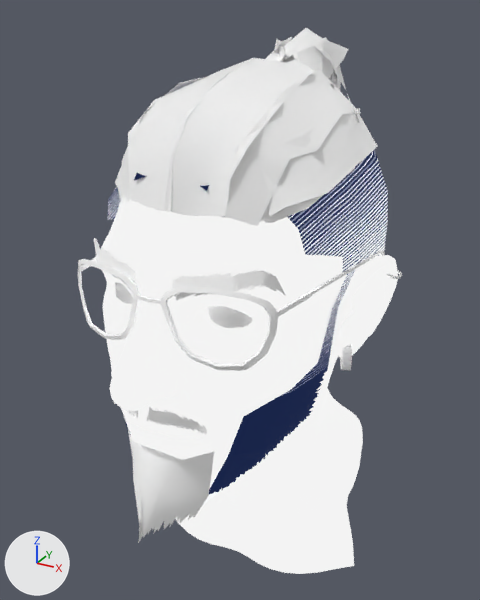
The glTF model src/components/portrait/model.gltf as it was, and as the next commit left it.
Both versions are drawn from a 50 mm camera at (0.0712, -0.1571, 0.0965) aimed at (-0.001, -0.0258, 0.0309). Every picture has the same lights, and +X, +Y and +Z are marked at lower left. Where no turn or scale is listed for an object, it has been applied to the vertices. Vertices at the same position are counted once.
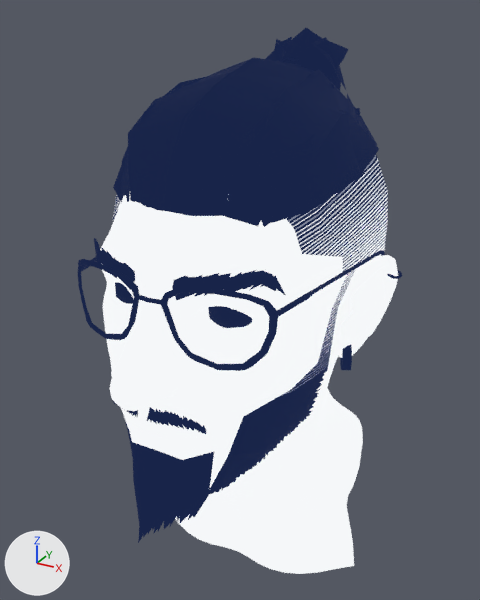
Where the newer file only moved an object's origin or applied its transform, the numbers keep the older frame.

Boxes [x1, y1, x2, y2] around the edits, measured in the pictures (480 x 600 px; the box of a moved part takes in the faces that stretch with it):
'Plane.072', recoloured (white to blue): [128, 58, 315, 216] in both
'Plane.076', recoloured (white to blue): [121, 69, 358, 226] in both
'Plane.080', reshaped: before [107, 150, 388, 272]; after [113, 154, 388, 272]
'Plane.071', recoloured, rescaled (white to blue): before [115, 111, 374, 222]; after [113, 110, 377, 227]
'Plane.017', recoloured, surface changed (white to blue): [127, 426, 214, 543] in both
'Circle.006', recoloured, surface changed (white to blue): [78, 250, 385, 371] in both
'Plane.027', recoloured, surface changed (white to blue): [94, 238, 286, 300] in both
'Plane.078', recoloured, reshaped (white to blue): before [118, 94, 378, 223]; after [120, 94, 379, 223]
'Plane.073', recoloured (white to blue): [162, 60, 295, 189] in both
'Plane.029', recoloured, surface changed (white to blue): [277, 39, 348, 79] in both
'Sphere.005', recoloured, surface changed (white to blue): [208, 306, 252, 328] in both
'Plane.013', recoloured, surface changed (white to blue): [114, 402, 206, 434] in both
'Plane.067', recoloured, surface changed (white to blue): [282, 28, 325, 65] in both
'Plane.026', recoloured (white to blue): [274, 37, 346, 90] in both
'Sphere.004', recoloured, surface changed (white to blue): [115, 282, 134, 304] in both
'Circle.007', recoloured, surface changed (white to blue): [340, 344, 352, 370] in both
'Plane.070', deleted: before [194, 57, 313, 218]
'Plane.031', recoloured, surface changed: [266, 49, 280, 61] in both
'Plane.079', recoloured, surface changed: [330, 72, 341, 91] in both
'Circle.008', recoloured, surface changed: [387, 270, 402, 279] in both
'Plane.069', recoloured: [285, 54, 296, 64] in both
'Plane.030', deleted: before [274, 39, 324, 68]
'Plane.068', recoloured: [355, 108, 360, 115] in both
'Plane.032', recoloured, surface changed: [288, 58, 299, 61] in both
'Plane.119', added: after [274, 39, 278, 50]
'Plane.066', recoloured, surface changed: [329, 71, 337, 81] in both
part 2 of me_plane_088, moved or reshaped: before [263, 94, 378, 222]; after [263, 94, 379, 222]
part 3 of me_plane_090, built on: before [107, 180, 359, 272]; after [113, 188, 359, 272]

Patch to the scene script:
```diff
--- a/src/components/portrait/model.gltf.py
+++ b/src/components/portrait/model.gltf.py
@@ mat_material_003 @@
 mat_material_003 = principled_material('Material.003')
-mat_material_003.base_color = (1.0, 1.0, 1.0)  # white #ffffff
+mat_material_003.base_color = (0.0, 0.0, 0.0)  # black #000000
 mat_material_003.metallic = 1.0
 mat_material_003.roughness = 1.0
+mat_material_003.emission_color = (0.00913, 0.0176, 0.0666)  # dark blue #182449
+mat_material_003.emission_strength = 1.0
@@ mat_material_001 @@
 n0 = _N.new('ShaderNodeBsdfPrincipled'); n0.name = 'Principled BSDF'
 n0.inputs[2].default_value = 1.0  # 'Roughness'
+n0.inputs[27].default_value = (0.00913, 0.0176, 0.0666, 1.0)  # 'Emission Color', dark blue #182449
+n0.inputs[28].default_value = 1.0  # 'Emission Strength'
 n1 = _N.new('ShaderNodeOutputMaterial'); n1.name = 'Material Output'
+n3 = _N.new('ShaderNodeMix'); n3.name = 'Mix'
+n3.data_type = 'RGBA'
+n3.blend_type = 'MULTIPLY'
+n3.inputs[0].default_value = 1.0  # 'Factor'
+n3.inputs[7].default_value = (0.0, 0.0, 0.0, 1.0)  # 'B', black #000000
 n2 = _N.new('ShaderNodeVertexColor'); n2.name = 'Color Attribute'
 _L.new(n0.outputs[0], n1.inputs[0])  # 'BSDF' to 'Surface'
-_L.new(n2.outputs[0], n0.inputs[0])  # 'Color' to 'Base Color'
+_L.new(n3.outputs[2], n0.inputs[0])  # 'Result' to 'Base Color'
+_L.new(n2.outputs[0], n3.inputs[6])  # 'Color' to 'A'
@@ me_plane_081 @@
 me_plane_081.from_pydata(...)  # 24 vertices, 20 faces; spans x -5.53..0.84, y -2.03..4.19, z -0.1..5.13
 # used by ob_plane_071; location = (-0.023, -0.0302, 0.0719); rotation_euler = (-0.0415, 2.541, -0.0658), in degrees (-2.4, 146, -3.8); scale = (0.00665, 0.00944, 0.00664)
+# me_plane_081 part 1: the whole mesh is scaled about the mesh origin by (0.00684, 0.00945, 0.00682)
 me_plane_081.materials.append(mat_material_001)
@@ me_plane_088 @@
-me_plane_088.from_pydata(...)  # 24 vertices, 20 faces; spans x 0.0005..0.0501, y -0.0229..0.0346, z -0.0103..0.0091
+me_plane_088.from_pydata(...)  # 24 vertices, 20 faces; spans x -0.0015..0.0521, y -0.0229..0.0346, z -0.0103..0.0091
+# me_plane_088 part 2: 6 of 24 vertices moved; they spanned x 0.0414..0.0501, y -0.0142..0.0344, z -0.0067..0.0052 and now span x 0.0425..0.0521, y -0.0133..0.0339, z -0.0075..0.0069; mean shift (0.0002, 0.0023, 0.0008); largest move (0.0481, -0.0069, -0.0004) -> (0.0482, 0.0005, 0.0017)
 me_plane_088.materials.append(mat_material_001)
@@ me_plane_090 @@
-me_plane_090.from_pydata(...)  # 131 vertices, 224 faces; spans x -0.0293..0.0293, y -0.03..0.0389, z -0.0614..0.0017
+me_plane_090.from_pydata(...)  # 152 vertices, 264 faces; spans x -0.0293..0.0293, y -0.03..0.0389, z -0.0614..0.0017
+# me_plane_090 part 3
+# 6 vertices are removed from x -0.0255..0.0255, y -0.0208..-0.0142, z -0.0281..-0.0213
+# 40 faces are deleted
+# 27 vertices are added at x -0.0275..0.0275, y -0.0199..-0.0039, z -0.0348..-0.003
+# 80 new faces join them
 me_plane_090.materials.append(mat_gradient)
@@ ob_plane_030 @@
-ob_plane_030 = bpy.data.objects.new('Plane.030', me_plane_073)
@@ ob_plane_070 @@
-ob_plane_070 = bpy.data.objects.new('Plane.070', me_plane_080)
@@ ob_plane_071 @@
 ob_plane_071.rotation_euler = (-0.0415, 2.541, -0.0658)  # degrees (-2.4, 146, -3.8)
-ob_plane_071.scale = (0.00665, 0.00944, 0.00664)
@@ ob_plane_126 @@
+ob_plane_126 = bpy.data.objects.new('Plane.126', me_plane_126)  # 8 vertices, 6 faces; spans x -0.0115..0.0042, y -0.0103..0.044, z -0.0163..0.0088
+ob_plane_126.location = (-0.0032, -0.0446, 0.077)
@@ ob_plane_119 @@
+ob_plane_119 = bpy.data.objects.new('Plane.119', me_plane_029)  # 6 vertices, 4 faces; spans x -0.0008..0.0057, y -0.0016..0.0089, z -0.0019..0.0205
+ob_plane_119.location = (-0.0063, -0.0021, 0.0692)
```
